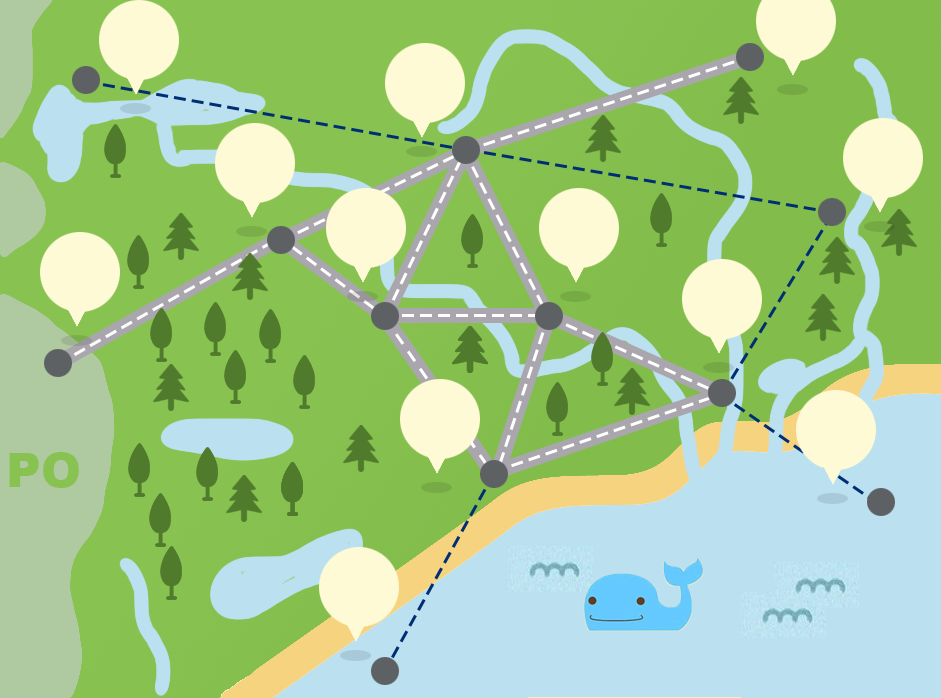
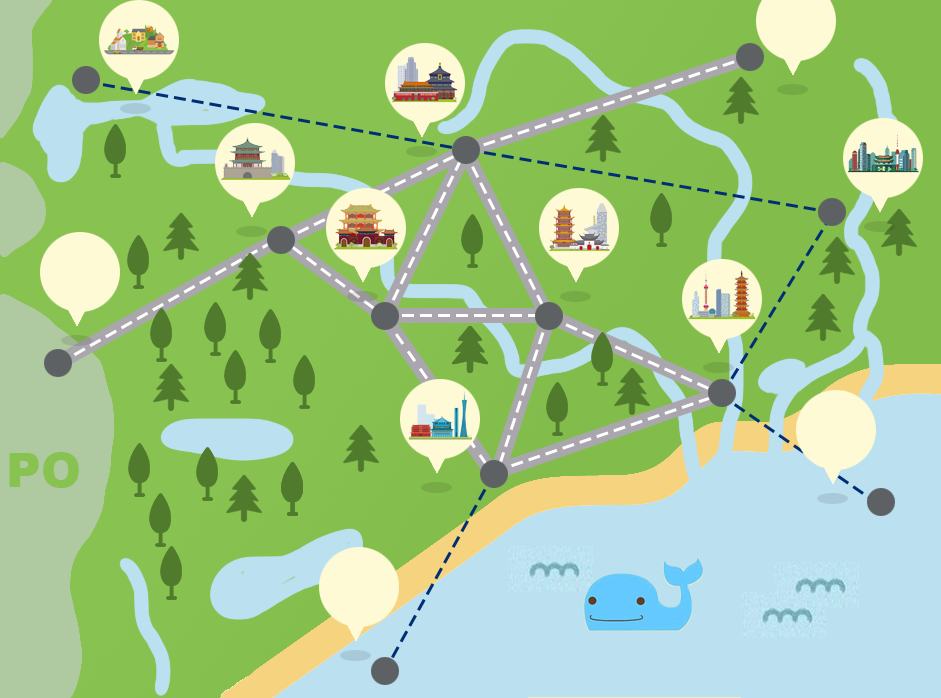
Before/after of a 941px x 698px layered artwork. What changed in the layer stack:
added layer "图层 6" in group "首尔" over box(104, 24, 175, 55)
added layer "图层 5" in group "首尔" over box(847, 134, 919, 173)
added layer "图层 4" in group "深圳" over box(409, 391, 472, 440)
added layer "图层 7" in group "郑州" over box(333, 203, 398, 250)
added layer "图层 2" in group "西安" over box(220, 137, 291, 181)
added layer "图层 1" in group "上海" over box(687, 269, 756, 320)
added layer "图层 3" in group "武汉" over box(549, 203, 610, 252)
added layer "地标" in group "北京" over box(391, 56, 458, 104)
